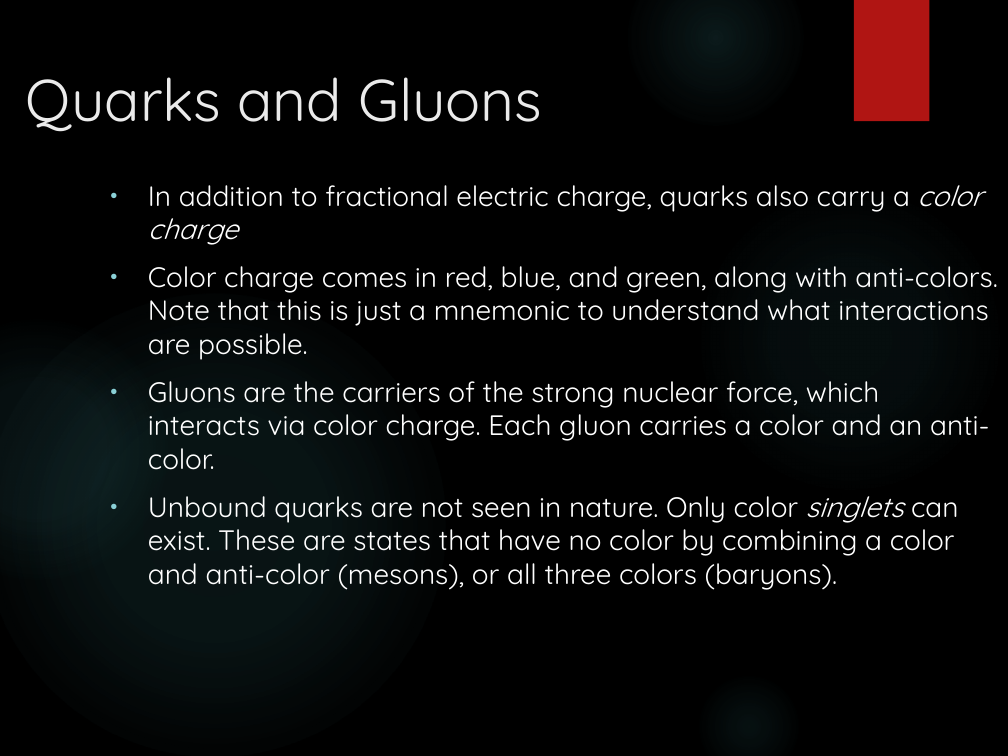
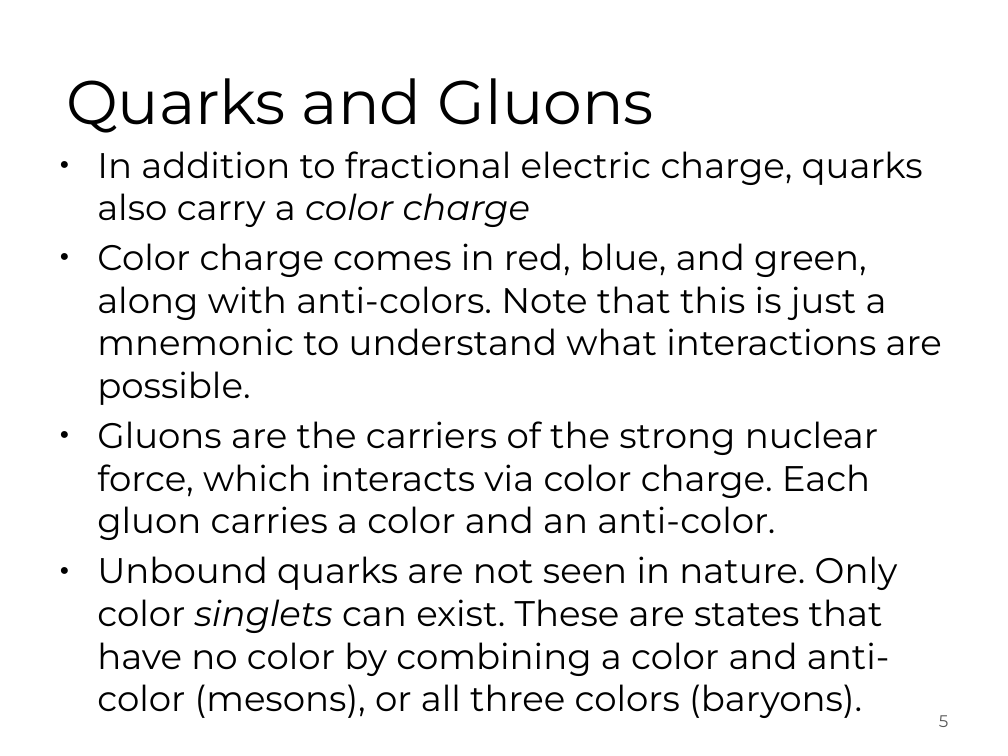
Before and after one commit to greenspaceexplorer/ngreenSS16PHY480, a slide deck: slide 5 of Final_Presentation.pptx. Drawn at 1008x756 pixels with LibreOffice and Linux fonts; fonts in the diff are those of the drawing; background and template pictures are left out. Boxes give left, top, right and bottom in pixels: in the first picture for what was removed or moved away, otherwise in the second. Text is boxed around its words. In the diff, an @@ line names an element or a change of style, - is before the commit and + after.

Commit message:
Added slides to final presentation

```diff
--- a/Final_Presentation.pptx
+++ b/Final_Presentation.pptx
@@ ellipse removed at <box>627,0,804,126</box> @@
@@ rectangle removed at <box>854,0,930,122</box> @@
@@ title "Quarks and Gluons": place and size @@
-title "Quarks and Gluons" at <box>26,77,542,132</box>
+title "Quarks and Gluons" at <box>66,78,654,133</box>
@@ title "Quarks and Gluons" at <box>66,78,654,133</box>: size 46.3 to 48.5 pt, font Quicksand to Montserrat, text colour #EBEBEB to #000000; alignment left to centre @@
@@ text "In addition to fractional electric ...": place and size @@
-text "In addition to fractional electric ..." at <box>148,185,998,590</box>
+text "In addition to fractional electric ..." at <box>97,151,942,718</box>
@@ text "In addition to fractional electric ..." at <box>97,151,942,718</box>: size 22.1 to 28 pt, font Quicksand to Montserrat, text colour #FFFFFF to #000000; less space between paragraphs @@
@@ ellipse removed at <box>694,185,1005,496</box> @@
@@ ellipse removed at <box>0,295,445,756</box> @@
@@ ellipse removed at <box>0,319,168,580</box> @@
@@ ellipse removed at <box>694,672,803,756</box> @@
@@ page number added at <box>939,715,948,727</box>, 13.2 pt, text #595959 @@
+5
```
Also in this commit, not shown: 19 other slides changed, 3 slides added, 13 other files.
